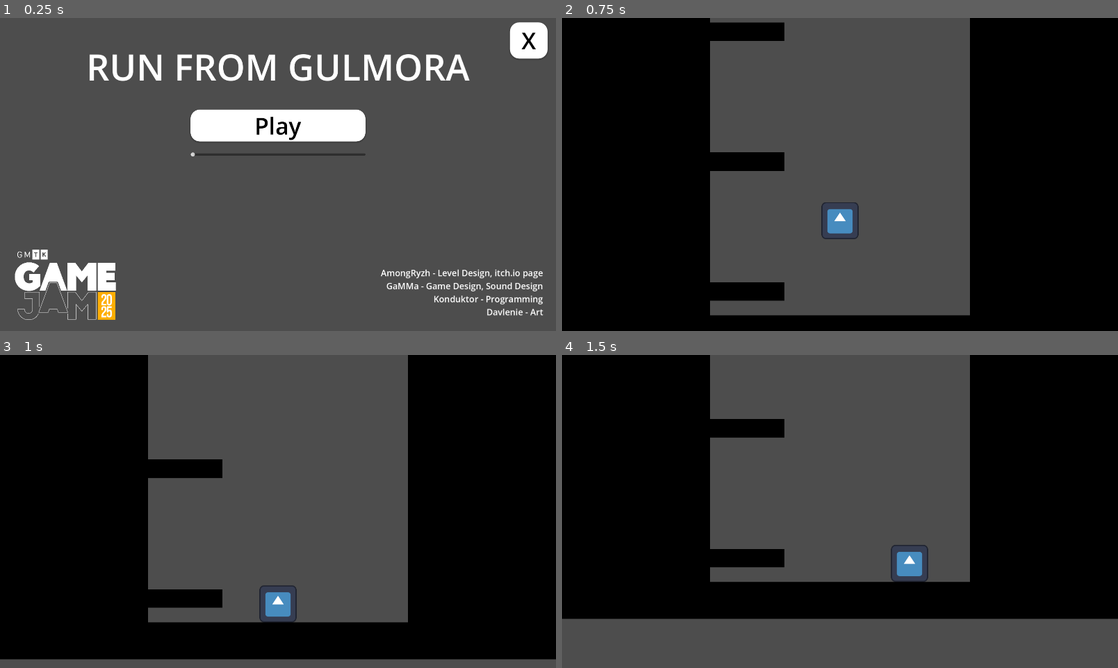
Above: before the commit, frames 1-4 (two rows, left to right).
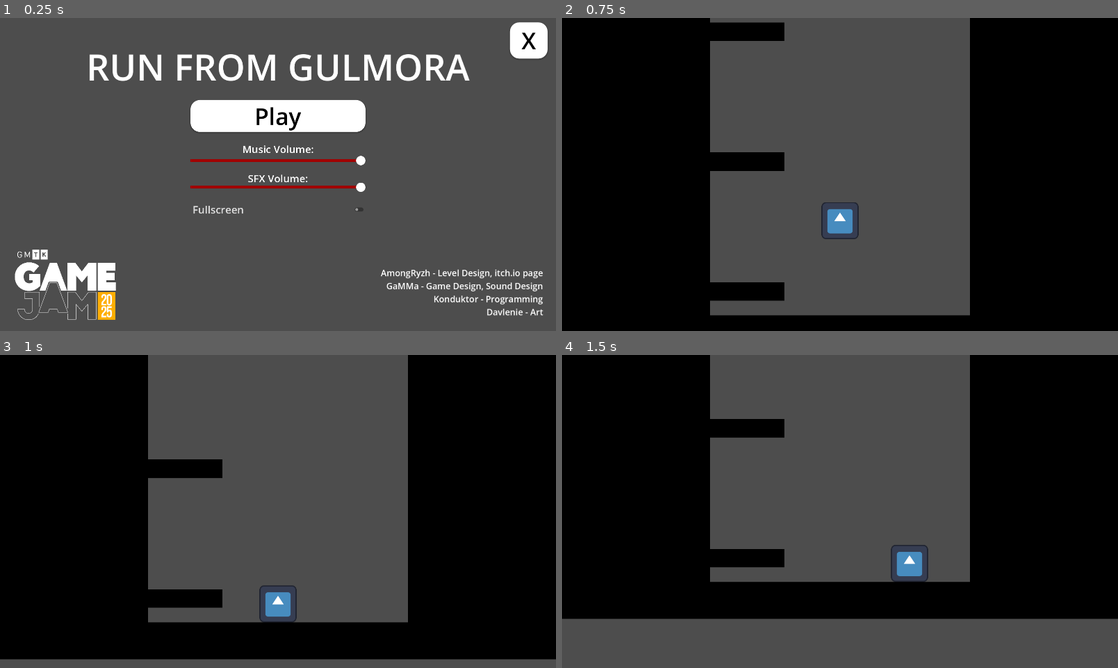
Above: after the commit, the same moments.

Repository: konducktor/run-from-gulmora
Game: Godot game, scene res://main_menu/menu.tscn
The game is run twice, just before and just after one commit, with the same random seed, the same clock (stepped at 60 frames per second) and the same inputs. This scene is started directly instead of the project's main scene. The engine's default icon, where the game draws it, is replaced by a stand-in: a white triangle on a blue panel in a dark square.
Inputs (mouse positions are in pixels of both pictures, inside the frame that each line leads up to):
- Up to frame 1 (0.25 s): no input
- Up to frame 2 (0.75 s): click "Play" at 0.5 s
- Up to frame 3 (1 s): no input
- Up to frame 4 (1.5 s): move the mouse to (962, 495) at 1.27 s; hold Right (movement_right) from 1.28 s (still down)

The runs differ from the first frame. In frame 1, 3.4% of the frame differs, in the area x 34-66%, y 26-63%; in frame 2, nothing differs; in frame 3, nothing differs; in frame 4, nothing differs.

Commit message:
доделал базовое меню

Diff:
--- /dev/null
+++ b/default_bus_layout.tres
@@ -0,0 +1,15 @@
+[gd_resource type="AudioBusLayout" format=3 uid="uid://d26huvkw4l86h"]
+
+[resource]
+bus/1/name = &"Music"
+bus/1/solo = false
+bus/1/mute = false
+bus/1/bypass_fx = false
+bus/1/volume_db = 0.0
+bus/1/send = &"Master"
+bus/2/name = &"SFX"
+bus/2/solo = false
+bus/2/mute = false
+bus/2/bypass_fx = false
+bus/2/volume_db = 0.0
+bus/2/send = &"Master"
--- a/main_menu/main_menu.gd
+++ b/main_menu/main_menu.gd
@@ -1,15 +1,6 @@
 extends Control
 
 @export var gameplay_scene: PackedScene
-
-# Called when the node enters the scene tree for the first time.
-func _ready():
-	pass # Replace with function body.
-
-
-# Called every frame. 'delta' is the elapsed time since the previous frame.
-func _process(delta):
-	pass
 
 
 func _on_start_pressed():
@@ -22,3 +13,20 @@
 
 func _on_quit_pressed():
 	get_tree().quit()
+
+
+func _on_music_slider_value_changed(value):
+	print(value)
+	AudioServer.set_bus_volume_db(AudioServer.get_bus_index("Music"), linear_to_db(value))
+
+
+func _on_sfx_slider_value_changed(value):
+	print(value)
+	AudioServer.set_bus_volume_db(AudioServer.get_bus_index("SFX"), linear_to_db(value))
+
+
+func _on_fullscreen_toggled(toggled_on):
+	if toggled_on:
+		DisplayServer.window_set_mode(DisplayServer.WINDOW_MODE_FULLSCREEN)
+	else:
+		DisplayServer.window_set_mode(DisplayServer.WINDOW_MODE_WINDOWED)
--- a/main_menu/menu.tscn
+++ b/main_menu/menu.tscn
@@ -1,9 +1,11 @@
-[gd_scene load_steps=10 format=3 uid="uid://oy076h1ap0o0"]
+[gd_scene load_steps=15 format=3 uid="uid://oy076h1ap0o0"]
 
 [ext_resource type="Texture2D" uid="uid://eemdwk24aovb" path="res://main_menu/gmtk2025.png" id="1_lti8b"]
 [ext_resource type="Script" uid="uid://ys28y1n0g2id" path="res://main_menu/main_menu.gd" id="1_ouk20"]
 [ext_resource type="PackedScene" uid="uid://dtamhc3u844oa" path="res://gameplay.tscn" id="2_mae5d"]
 [ext_resource type="Script" uid="uid://ctlyrlympirev" path="res://main_menu/menu_button.gd" id="3_m2eq4"]
+[ext_resource type="Texture2D" uid="uid://dgqtvqow03sq6" path="res://ui_slider_handle.png" id="5_xpv0w"]
+[ext_resource type="AudioStream" uid="uid://dsgs4jqs3nw0p" path="res://ляляля.mp3" id="6_33wq2"]
 
 [sub_resource type="StyleBoxTexture" id="StyleBoxTexture_ouk20"]
 
@@ -38,6 +40,17 @@
 shadow_color = Color(0.205117, 0.205117, 0.205117, 0.6)
 shadow_size = 5
 shadow_offset = Vector2(0, 2.335)
+
+[sub_resource type="StyleBoxLine" id="StyleBoxLine_m2eq4"]
+thickness = 10
+
+[sub_resource type="StyleBoxLine" id="StyleBoxLine_xpv0w"]
+color = Color(0.632225, 1.9493e-06, 3.36915e-07, 1)
+thickness = 10
+
+[sub_resource type="StyleBoxLine" id="StyleBoxLine_fd84x"]
+color = Color(0.632225, 1.9493e-06, 3.36915e-07, 1)
+thickness = 10
 
 [node name="Menu" type="Control"]
 layout_mode = 3
@@ -97,10 +110,17 @@
 [node name="Node" type="Node" parent="."]
 
 [node name="Button" type="Button" parent="Node"]
-offset_left = 658.0
-offset_top = 316.0
-offset_right = 1262.0
-offset_bottom = 426.0
+anchors_preset = 8
+anchor_left = 0.5
+anchor_top = 0.5
+anchor_right = 0.5
+anchor_bottom = 0.5
+offset_left = -302.0
+offset_top = -257.0
+offset_right = 302.0
+offset_bottom = -147.0
+grow_horizontal = 2
+grow_vertical = 2
 size_flags_vertical = 3
 theme_override_colors/font_hover_color = Color(0, 0, 0, 1)
 theme_override_colors/icon_focus_color = Color(0, 0, 0, 1)
@@ -115,11 +135,93 @@
 "
 script = ExtResource("3_m2eq4")
 
-[node name="HSlider" type="HSlider" parent="Node"]
-offset_left = 658.0
-offset_top = 463.0
+[node name="Label3" type="Label" parent="Node"]
+anchors_preset = 8
+anchor_left = 0.5
+anchor_top = 0.5
+anchor_right = 0.5
+anchor_bottom = 0.5
+offset_left = -211.0
+offset_top = -131.0
+offset_right = 211.0
+offset_bottom = -43.0
+grow_horizontal = 2
+grow_vertical = 2
+theme_override_font_sizes/font_size = 35
+text = "Music Volume:"
+horizontal_alignment = 1
+vertical_alignment = 1
+
+[node name="MusicSlider" type="HSlider" parent="Node"]
+anchors_preset = 8
+anchor_left = 0.5
+anchor_top = 0.5
+anchor_right = 0.5
+anchor_bottom = 0.5
+offset_left = -302.0
+offset_top = -90.0
+offset_right = 302.0
+offset_bottom = -6.0
+grow_horizontal = 2
+grow_vertical = 2
+theme_override_icons/grabber = ExtResource("5_xpv0w")
+theme_override_icons/grabber_highlight = ExtResource("5_xpv0w")
+theme_override_icons/grabber_disabled = ExtResource("5_xpv0w")
+theme_override_icons/tick = ExtResource("5_xpv0w")
+theme_override_styles/slider = SubResource("StyleBoxLine_m2eq4")
+theme_override_styles/grabber_area = SubResource("StyleBoxLine_xpv0w")
+theme_override_styles/grabber_area_highlight = SubResource("StyleBoxLine_fd84x")
+max_value = 1.0
+step = 0.01
+value = 1.0
+
+[node name="Label4" type="Label" parent="Node"]
+anchors_preset = 8
+anchor_left = 0.5
+anchor_top = 0.5
+anchor_right = 0.5
+anchor_bottom = 0.5
+offset_left = -211.0
+offset_top = -30.0
+offset_right = 211.0
+offset_bottom = 58.0
+grow_horizontal = 2
+grow_vertical = 2
+theme_override_font_sizes/font_size = 35
+text = "SFX Volume:"
+horizontal_alignment = 1
+vertical_alignment = 1
+
+[node name="SFXSlider" type="HSlider" parent="Node"]
+anchors_preset = 8
+anchor_left = 0.5
+anchor_top = 0.5
+anchor_right = 0.5
+anchor_bottom = 0.5
+offset_left = -302.0
+offset_top = 2.0
+offset_right = 302.0
+offset_bottom = 86.0
+grow_horizontal = 2
+grow_vertical = 2
+theme_override_icons/grabber = ExtResource("5_xpv0w")
+theme_override_icons/grabber_highlight = ExtResource("5_xpv0w")
+theme_override_icons/grabber_disabled = ExtResource("5_xpv0w")
+theme_override_icons/tick = ExtResource("5_xpv0w")
+theme_override_styles/slider = SubResource("StyleBoxLine_m2eq4")
+theme_override_styles/grabber_area = SubResource("StyleBoxLine_xpv0w")
+theme_override_styles/grabber_area_highlight = SubResource("StyleBoxLine_fd84x")
+max_value = 1.0
+step = 0.01
+value = 1.0
+
+[node name="FullscreenToggle" type="CheckButton" parent="Node"]
+offset_left = 659.0
+offset_top = 626.0
 offset_right = 1262.0
-offset_bottom = 479.0
+offset_bottom = 696.0
+theme_override_font_sizes/font_size = 36
+text = "Fullscreen"
 
 [node name="Label" type="Label" parent="."]
 layout_mode = 1
@@ -160,5 +262,14 @@
 horizontal_alignment = 1
 vertical_alignment = 1
 
+[node name="AudioStreamPlayer2D" type="AudioStreamPlayer2D" parent="."]
+stream = ExtResource("6_33wq2")
+volume_db = 15.0
+autoplay = true
+bus = &"Music"
+
 [connection signal="pressed" from="Button3" to="." method="_on_quit_pressed"]
 [connection signal="pressed" from="Node/Button" to="." method="_on_start_pressed"]
+[connection signal="value_changed" from="Node/MusicSlider" to="." method="_on_music_slider_value_changed"]
+[connection signal="value_changed" from="Node/SFXSlider" to="." method="_on_sfx_slider_value_changed"]
+[connection signal="toggled" from="Node/FullscreenToggle" to="." method="_on_fullscreen_toggled"]
--- a/main_menu/menu_button.gd
+++ b/main_menu/menu_button.gd
@@ -15,7 +15,7 @@
 
 	call_deferred("_init_pivot")
 
-	call_deferred("button_loop")
+	#call_deferred("button_loop")
 
 #func _process(delta):
 	#self.size = Vector2(sinh(delta), sinh(delta))
Not shown, added: Context Sensitive - 20XX - 46 jump_1.mp3.import
Not shown: 1 places in gameplay.tscn that only renumber resources
Binary file added: menu_slider_handle.png
Not shown, added: menu_slider_handle.png.import
Binary file added: ui_slider_handle.png
Not shown, added: ui_slider_handle.png.import
Not shown, added: ляляля.mp3.import
Not shown, added: Context Sensitive - 20XX - 46 jump_1.mp3
Not shown, added: ляляля.mp3
